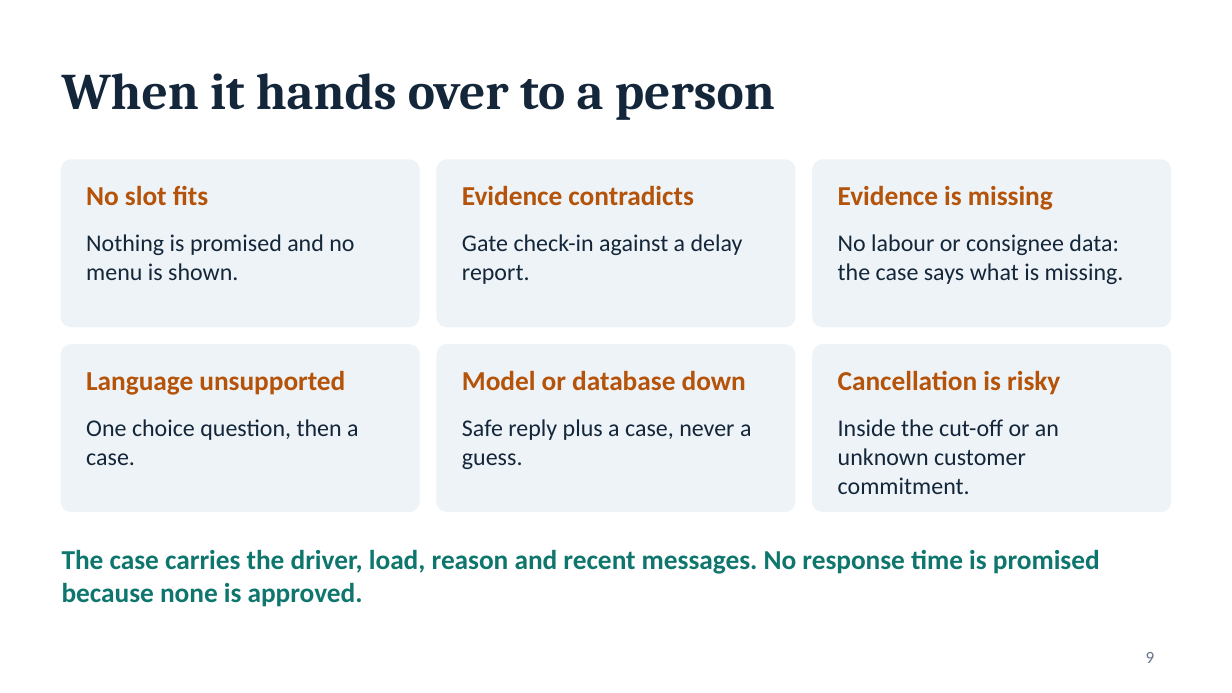
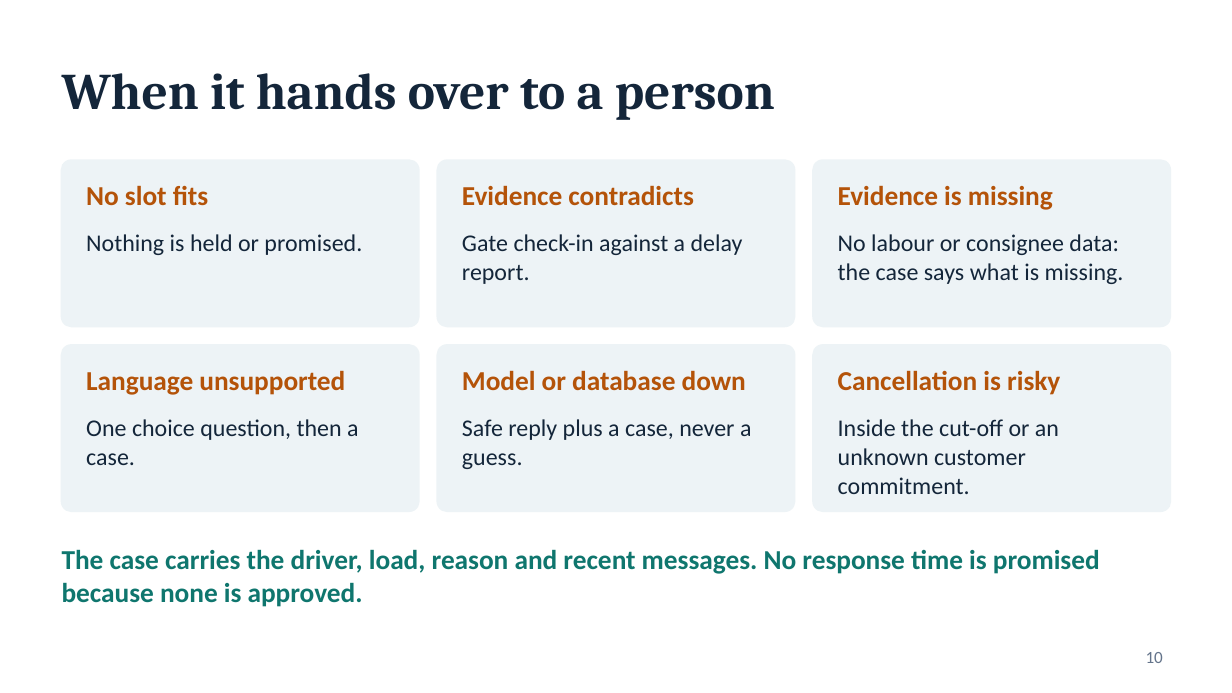
Before and after one commit to vijay-inner-compass/SetuHaul_Rescheduling_Service, a slide deck: slide 10 of docs/SetuHaul-demo.pptx (slide 9 before the commit). Drawn at 1232x693 pixels with LibreOffice and Linux fonts; fonts in the diff are those of the drawing. Boxes give left, top, right and bottom in pixels: in the first picture for what was removed or moved away, otherwise in the second. Text is boxed around its words. In the diff, an @@ line names an element or a change of style, - is before the commit and + after.

```diff
--- a/docs/SetuHaul-demo.pptx
+++ b/docs/SetuHaul-demo.pptx
@@ text at (x1=86, y1=234, x2=362, y2=255): text changed @@
-Nothing is promised and no menu is shown.
+Nothing is held or promised.
@@ page number at (x1=1146, y1=652, x2=1163, y2=663): text changed @@
-9
+10
```
Also in this commit, not shown: 11 other slides changed, 2 slides added, 1 other file.
